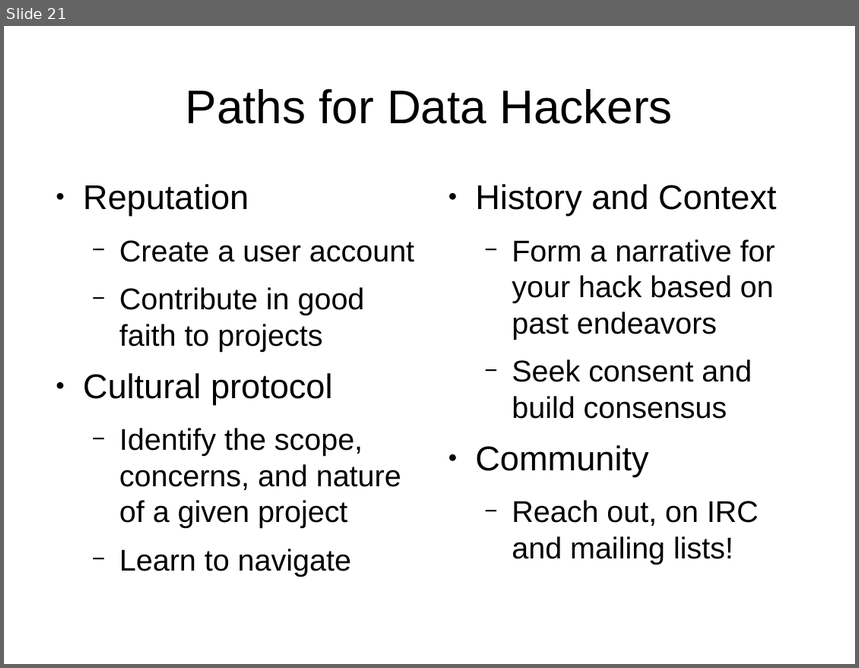
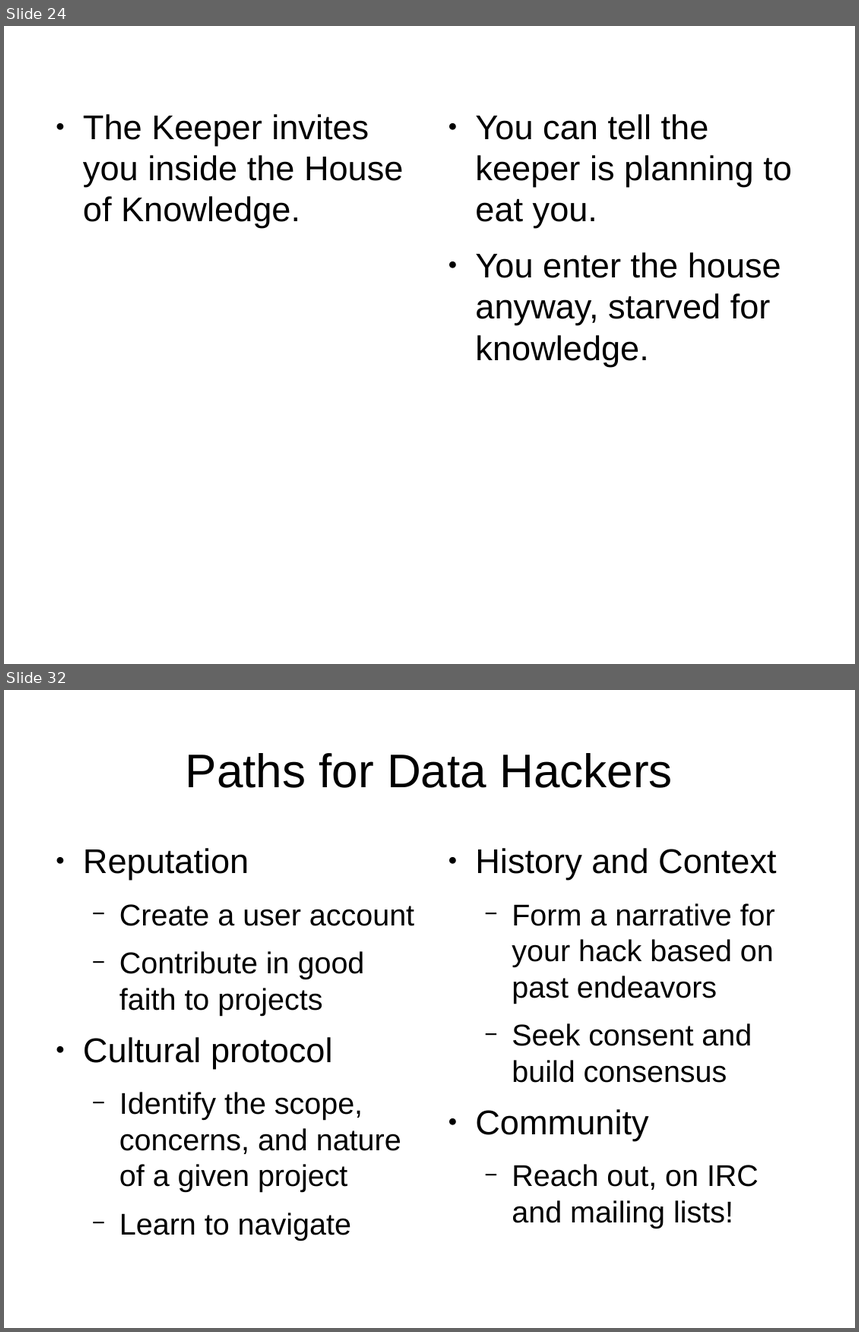
Before and after one commit to wpoa/OA-signalling, a slide deck: csvconf/csvconf_data-hacking_with_wikimedia_projects.odp. Shown one above the other, each under a label of ours: slide 21 before the commit, slides 24 and 32 after it; the slides between them are not shown. The pictures are 859x668 and 859x1332 pixels, drawn with LibreOffice and Linux fonts; fonts in the diff are those of the drawing. Boxes give left, top, right and bottom in pixels: in the first picture for what was removed or moved away, otherwise in the second. Text is boxed around its words. In the diff, an @@ line names an element or a change of style, - is before the commit and + after.

```diff
--- a/csvconf/csvconf_data-hacking_with_wikimedia_projects.odp
+++ b/csvconf/csvconf_data-hacking_with_wikimedia_projects.odp
@@ slide 24 added at (4,26,855,664), background #FFFFFF @@
@@ text added at (83,114,404,228), 32 pt, text #000000 @@
+● The Keeper invites you inside the House of Knowledge.
@@ text added at (475,114,792,366), 32 pt, text #000000 @@
+● You can tell the keeper is planning to eat you.
+● You enter the house anyway, starved for knowledge.
@@ what was slide 21 is now slide 32 @@
```
Also in this commit, not shown: 10 other slides added.
